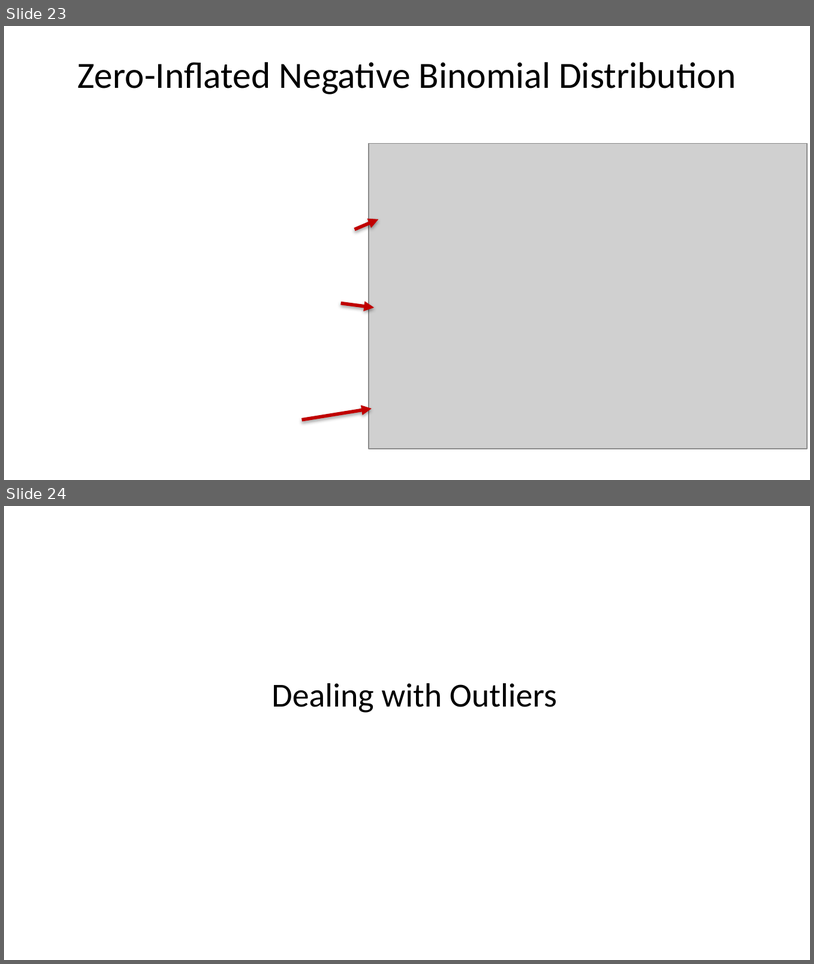
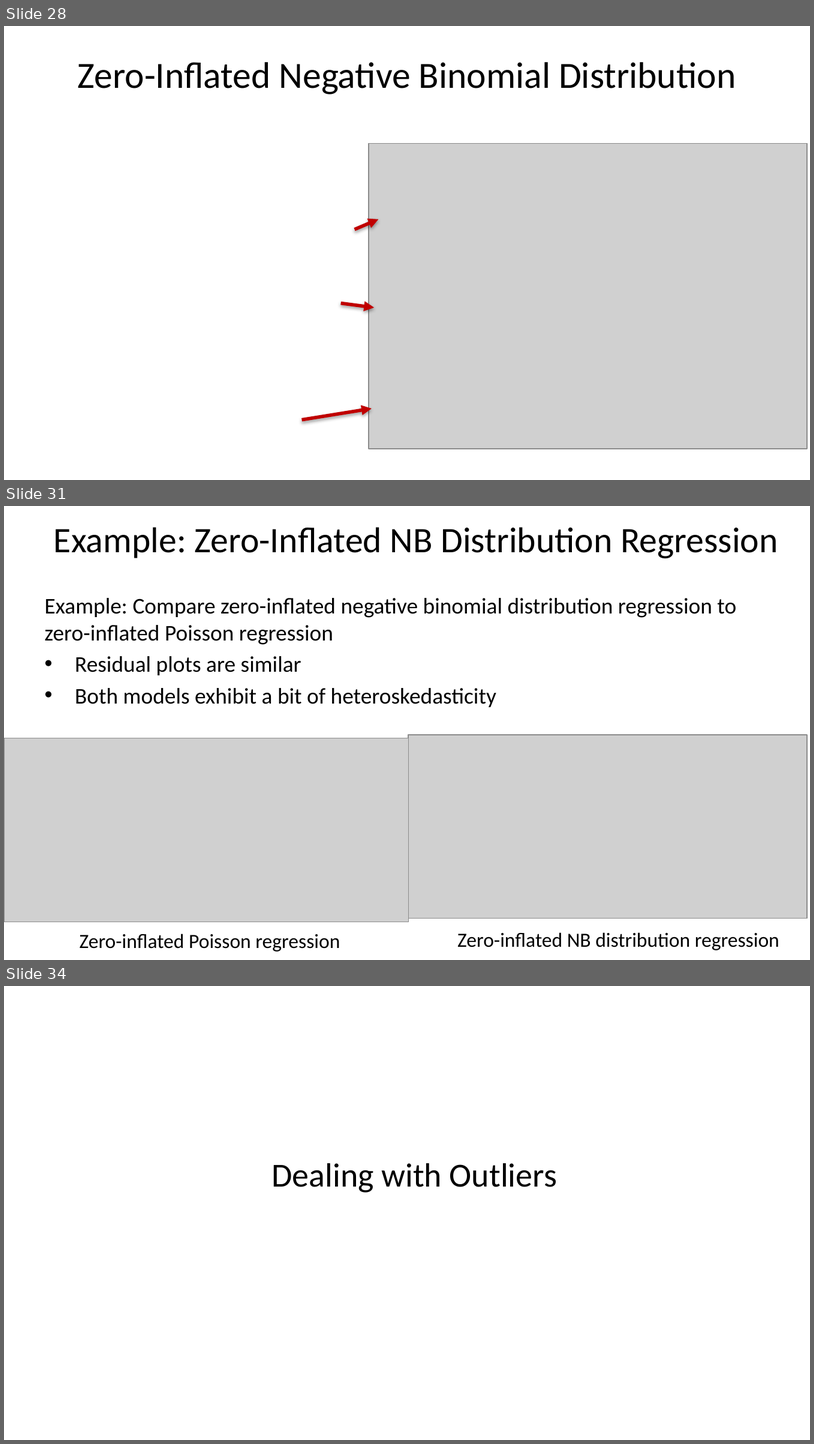
Before and after one commit to StephenElston/CSCI-E-83, a slide deck: LectureSlides/10b_ModelsFor OutliersAndOverdispersion.pptx. Shown one above the other, each under a label of ours: slides 23 and 24 before the commit, slides 28, 31 and 34 after it; the slides between them are not shown. The pictures are 814x964 and 814x1444 pixels, drawn with LibreOffice and Linux fonts; fonts in the diff are those of the drawing; grey boxes stand for pictures. Boxes give left, top, right and bottom in pixels: in the first picture for what was removed or moved away, otherwise in the second. Text is boxed around its words. In the diff, an @@ line names an element or a change of style, - is before the commit and + after.

Commit message:
Added additional examples to slide deck

```diff
--- a/LectureSlides/10b_ModelsFor OutliersAndOverdispersion.pptx
+++ b/LectureSlides/10b_ModelsFor OutliersAndOverdispersion.pptx
@@ slide 31 added at box(4, 506, 810, 960), background #FFFFFF @@
@@ title added at box(54, 527, 778, 559), 32 pt, text #000000 @@
+Example: Zero-Inflated NB Distribution Regression
@@ text added at box(45, 598, 737, 707), 20 pt, text #000000 @@
+Example: Compare zero-inflated negative binomial distribution regression to zero-inflated Poisson regression
+• Residual plots are similar
+• Both models exhibit a bit of heteroskedasticity
@@ picture added at box(4, 738, 409, 921) @@
@@ picture added at box(409, 735, 808, 918) @@
@@ text added at box(80, 933, 340, 951), 18 pt, text #000000 @@
+Zero-inflated Poisson regression
@@ text added at box(458, 932, 780, 950), 18 pt, text #000000 @@
+Zero-inflated NB distribution regression
@@ what was slide 23 is now slide 28 @@
@@ what was slide 24 is now slide 34 @@
```
Also in this commit, not shown: 1 slide changed, 11 other slides added, 2 slides removed.
